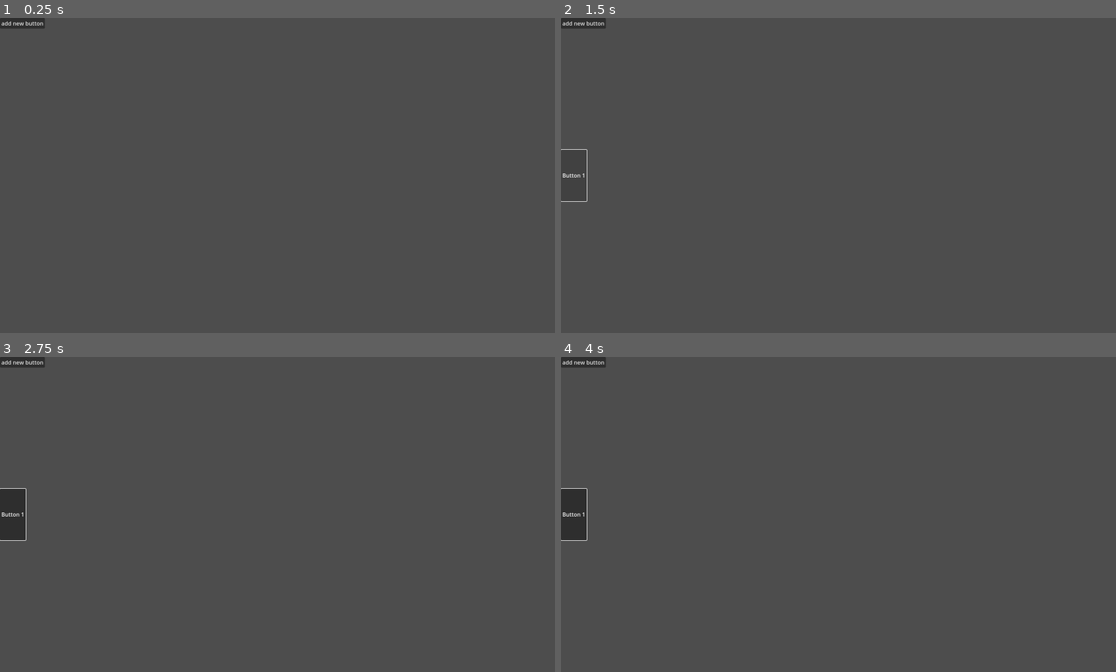
Above: before the commit, frames 1-4 (two rows, left to right).
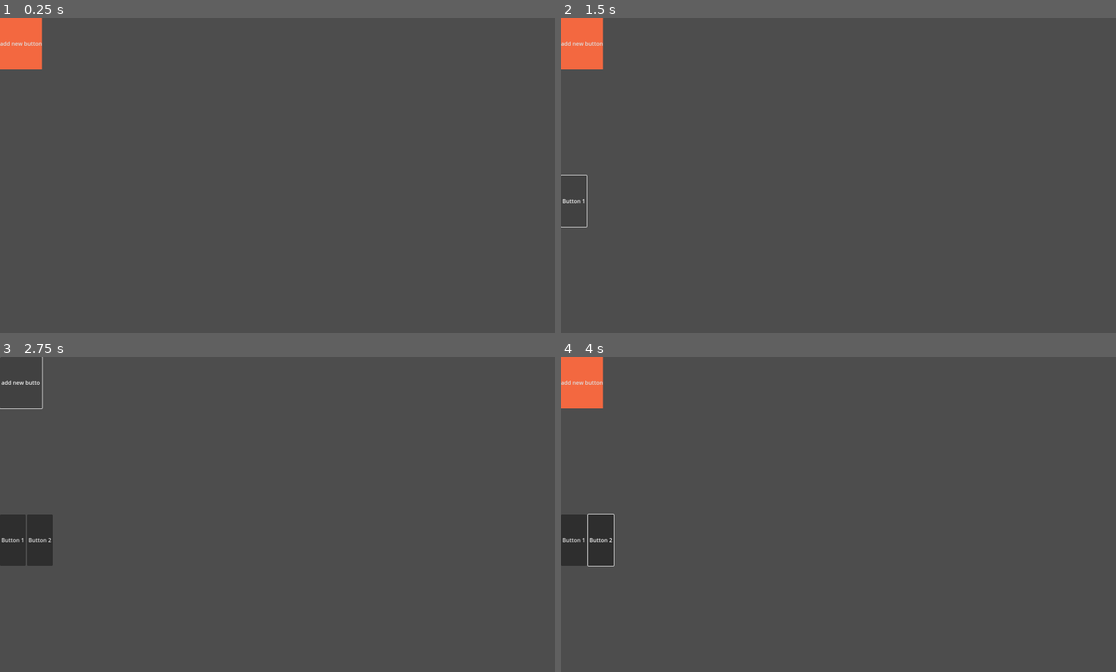
Above: after the commit, the same moments.

Repository: itsDrac/LevelEdit
Game: Godot game, scene res://tmp/p1.tscn
Same seed, same stepped clock (60 frames per second), same inputs: the game is played once before the commit and once after it. The project has no main scene, so this scene is started directly.
Inputs (mouse positions are in pixels of both pictures, inside the frame that each line leads up to):
- Up to frame 1 (0.25 s): no input
- Up to frame 2 (1.5 s): click "add new button" at 0.5 s; click "Button 1" at 1.25 s
- Up to frame 3 (2.75 s): click "add new button" at 2 s
- Up to frame 4 (4 s): click (599, 539) at 2.75 s, where only the run after the commit has a clickable "Button 2"; tap Enter at 3.5 s; move the mouse to (960, 498) at 3.52 s; hold D (right) from 3.53 s (still down); click (960, 498) at 3.67 s

The runs differ from the first frame. In frame 1, 1.3% of the frame differs, in the area x 0-9%, y 0-17%; in frame 2, 1.4%; in frame 3, 1.7%; in frame 4, 2.9%, in the area x 0-10%, y 0-67%.

Commit message:
Added preview in mesh lib

Diff:
--- a/Scenes/LevelEditor/Scripts/TabContainer.gd
+++ b/Scenes/LevelEditor/Scripts/TabContainer.gd
@@ -1,8 +1,9 @@
 extends TabContainer
 
 @export_file("*meshlib") var pathToMeshlib: String
+
+@onready var meshlib_panel = preload("res://Scenes/LevelEditor/meshlib_panel.tscn")
 @onready var meshlib: MeshLibrary = load(pathToMeshlib)
-var panalChild: MeshlibPanel
 # Called when the node enters the scene tree for the first time.
 var meshlibName: StringName
 var panels: Array[Panel]
@@ -10,19 +11,16 @@
 func _ready():
 	meshlibName = pathToMeshlib.get_file().replace(".meshlib","").capitalize()
 	print(meshlib.get_item_list())
-	connect("ready",func(): print("Tab Container ready function executed"))
 	create_panalChild(meshlibName)
 
 
 func create_panalChild(name: StringName):
-	panalChild = MeshlibPanel.new()
+	var panalChild = meshlib_panel.instantiate()
 	panalChild.name = name
 	add_child(panalChild)
-	print(panalChild.hbox_path)
-	await panalChild.ready
-	panalChild.connect("ready",func():print("child ready"))
+#	await panalChild.ready
 	add_preview_in_panel(panalChild, meshlib)
 
-func add_preview_in_panel(p: MeshlibPanel, ml: MeshLibrary):
+func add_preview_in_panel(p, ml: MeshLibrary):
 	for mesh in ml.get_item_list():
 		p.add_preview(mesh,ml.get_item_preview(mesh))
--- a/Scenes/LevelEditor/Scripts/meshlib_panel.gd
+++ b/Scenes/LevelEditor/Scripts/meshlib_panel.gd
@@ -1,26 +1,22 @@
 extends Panel
-class_name MeshlibPanel
 
-@onready
-@export_node_path("HBoxContainer") var hbox_path
+@onready var hbox = $MarginContainer/ScrollContainer/HBoxContainer
+var ico = load("res://icon.svg")
 signal texture_button_clicked (id: int)
 # Called when the node enters the scene tree for the first time.
 func _ready():
-#	hbox = $MarginContainer/ScrollContainer/HBoxContainer
-	print(hbox_path)
-#	connect("ready",func(): print("Panel ready"))
+	pass
 
 func add_preview(id: int, texture: Texture2D):
 	print("here")
 	var tb = TextureButton.new()
-	tb.custom_minimum_size = Vector2(150,150)
+	tb.custom_minimum_size = Vector2(128,128)
 #	tb.toggle_mode = true
-	tb.button_pressed = true if id == 1 else false
-	tb.stretch_mode = TextureButton.STRETCH_KEEP
+#	tb.button_pressed = true if id == 1 else false
+	tb.stretch_mode = TextureButton.STRETCH_SCALE
 	tb.texture_normal = texture
-#	await hbox.ready
-#	hbox.add_child(tb)
-	tb.connect("pressed",func (): tb.emit_signal("texture_button_click", id))
+	hbox.add_child(tb)
+	tb.connect("pressed",func (): texture_button_click(id))
 
 
 
--- a/tmp/c1.gd
+++ b/tmp/c1.gd
@@ -10,9 +10,11 @@
 
 func add_button(id):
 	var b = Button.new()
+	b.name = "b"+str(id)
 	b.text = "Button " + str(id)
 	hbox.add_child(b)
+	b.pressed.connect(pressed)
 
-# Called every frame. 'delta' is the elapsed time since the previous frame.
-func _process(delta):
-	pass
+
+func pressed():
+	print("button, pressed")
--- a/tmp/c1.tscn
+++ b/tmp/c1.tscn
@@ -4,19 +4,15 @@
 
 [node name="c1" type="Control"]
 layout_mode = 3
-anchors_preset = 15
+anchors_preset = 14
+anchor_top = 0.5
 anchor_right = 1.0
-anchor_bottom = 1.0
+anchor_bottom = 0.5
 grow_horizontal = 2
 grow_vertical = 2
 script = ExtResource("1_y7pna")
 
 [node name="HBoxContainer" type="HBoxContainer" parent="."]
 custom_minimum_size = Vector2(0, 150)
-layout_mode = 1
-anchors_preset = 14
-anchor_top = 0.5
-anchor_right = 1.0
-anchor_bottom = 0.5
-grow_horizontal = 2
-grow_vertical = 2
+layout_mode = 0
+offset_bottom = 150.0
--- a/tmp/p1.gd
+++ b/tmp/p1.gd
@@ -1,24 +1,18 @@
 extends Control
 
 var counter = 0
-var child_scene = preload("res://tmp/c1.tscn")
+@onready var child_scene = preload("res://tmp/c1.tscn")
+@onready var b =  $Button
+@onready var child = child_scene.instantiate()
 # Called when the node enters the scene tree for the first time.
 func _ready():
-	var b = Button.new()
-	b.text = "add new button"
-	b.pressed.connect(self.increment)
-	add_child(b)
-
-func add_c1(id):
-	var child = child_scene.instantiate()
+#	b.connect("pressed",func (): print("clicked"))
 	add_child(child)
-	child.add_button(id)
 
 func increment():
 	print("pressed")
 	counter += 1
 	add_c1(counter)
 
-# Called every frame. 'delta' is the elapsed time since the previous frame.
-func _process(delta):
-	pass
+func add_c1(id):
+	child.add_button(id)
--- a/tmp/p1.tscn
+++ b/tmp/p1.tscn
@@ -1,6 +1,12 @@
-[gd_scene load_steps=2 format=3 uid="uid://itrvp80txq4"]
+[gd_scene load_steps=4 format=3 uid="uid://itrvp80txq4"]
 
 [ext_resource type="Script" path="res://tmp/p1.gd" id="1_gtokw"]
+
+[sub_resource type="StyleBoxFlat" id="StyleBoxFlat_dkdvq"]
+bg_color = Color(0.952941, 0.407843, 0.25098, 1)
+
+[sub_resource type="StyleBoxFlat" id="StyleBoxFlat_o1gy7"]
+bg_color = Color(0.247059, 0.247059, 0.247059, 1)
 
 [node name="p1" type="Control"]
 layout_mode = 3
@@ -10,3 +16,14 @@
 grow_horizontal = 2
 grow_vertical = 2
 script = ExtResource("1_gtokw")
+
+[node name="Button" type="Button" parent="."]
+custom_minimum_size = Vector2(0, 150)
+layout_mode = 0
+offset_right = 123.0
+offset_bottom = 23.0
+theme_override_styles/normal = SubResource("StyleBoxFlat_dkdvq")
+theme_override_styles/pressed = SubResource("StyleBoxFlat_o1gy7")
+text = "add new button"
+
+[connection signal="pressed" from="Button" to="." method="increment"]
Not shown: 2 places in Scenes/LevelEditor/meshlib_panel.tscn that only renumber resources
